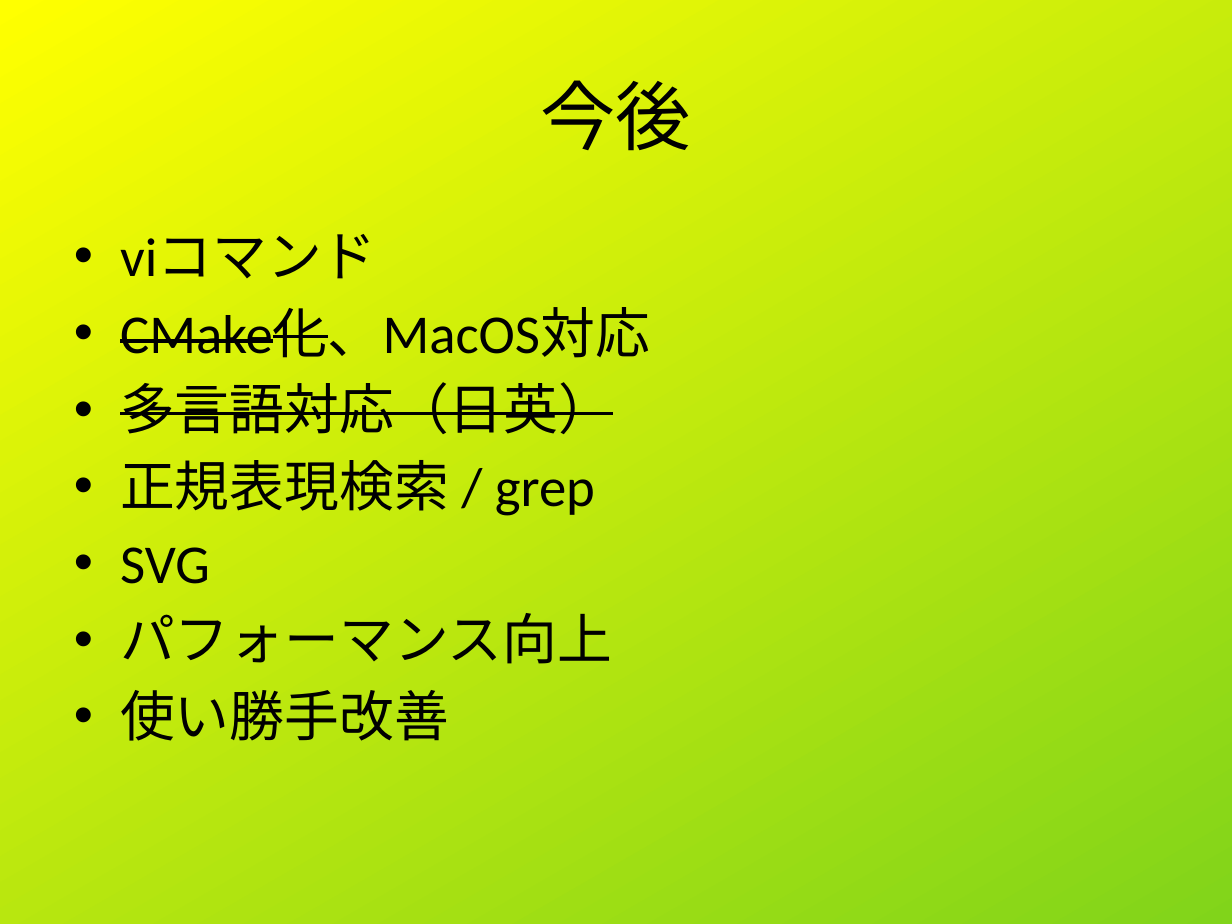
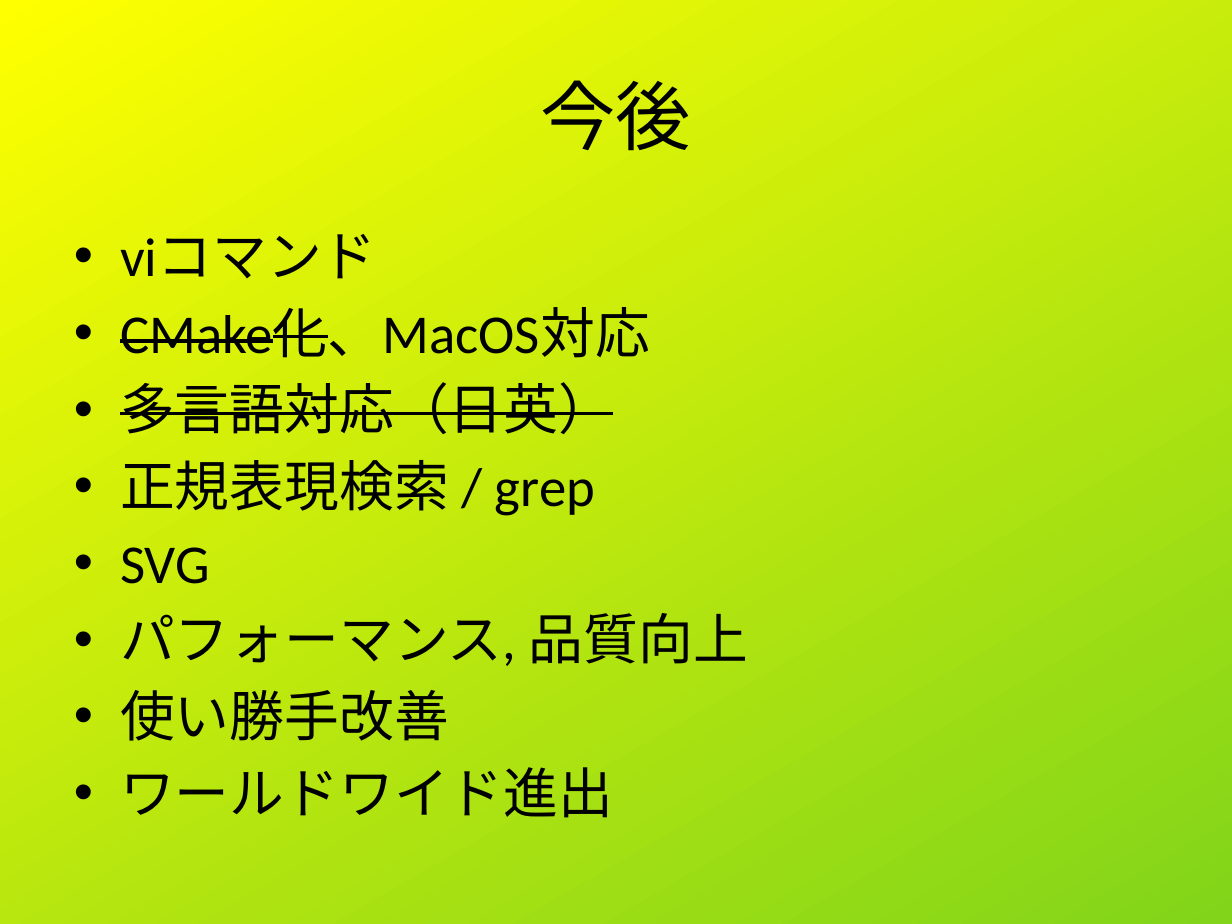
Before and after one commit to shigmas/viMarkdown, a slide deck: slide 10 of tech/ja/LT20260514/viMarkdown_LT.odp (slide 11 before the commit). Drawn at 1232x924 pixels with LibreOffice and Linux fonts; fonts in the diff are those of the drawing. Boxes give left, top, right and bottom in pixels: in the first picture for what was removed or moved away, otherwise in the second. Text is boxed around its words. In the diff, an @@ line names an element or a change of style, - is before the commit and + after.

```diff
--- a/tech/ja/LT20260514/viMarkdown_LT.odp
+++ b/tech/ja/LT20260514/viMarkdown_LT.odp
@@ text at [120, 613, 748, 666]: text changed @@
-• パフォーマンス向上
+• パフォーマンス, 品質向上
@@ text at [120, 767, 613, 818]: paragraph added @@
+• ワールドワイド進出
```
Also in this commit, not shown: 5 other slides changed, 1 slide removed, 9 other files.
